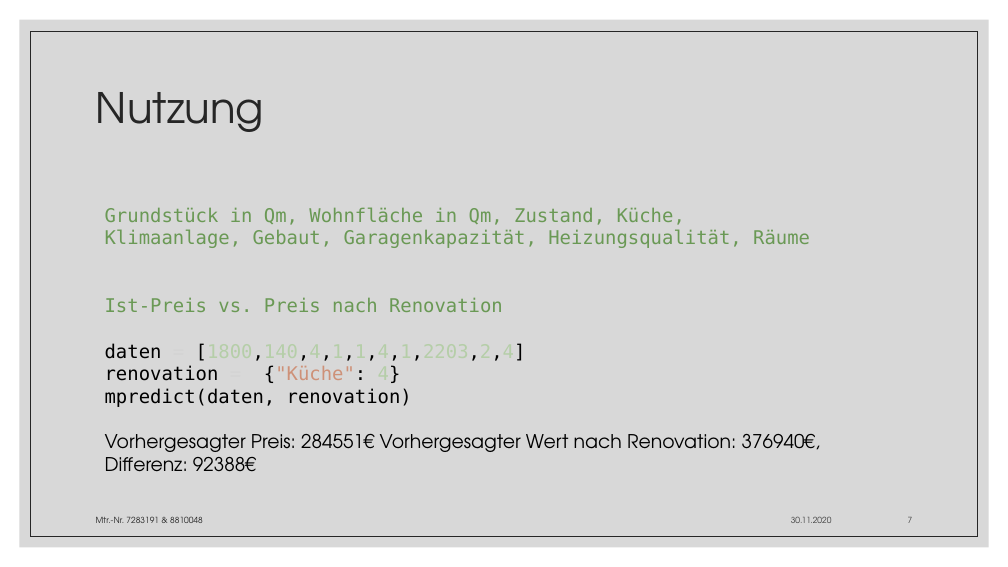
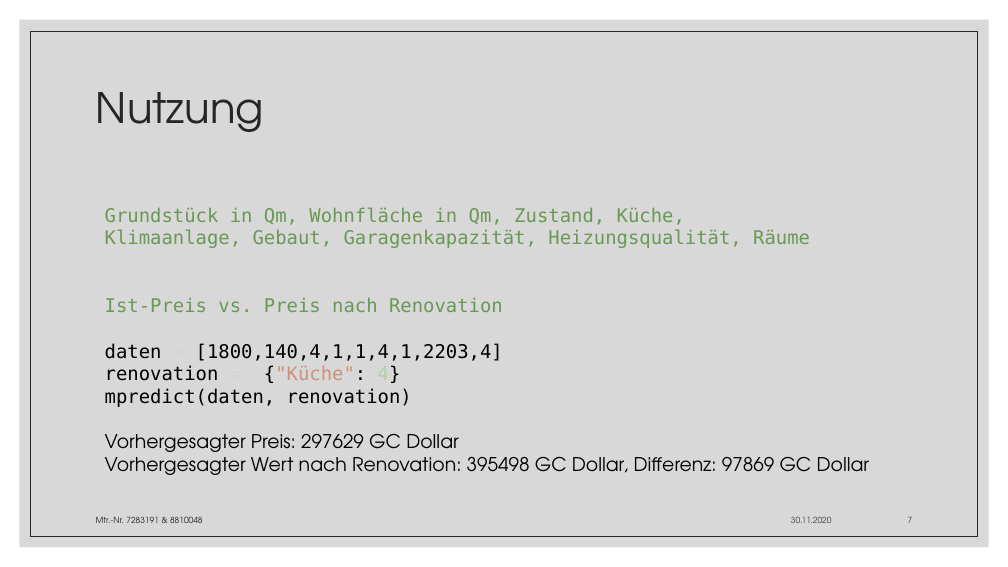
Before and after one commit to CrossField1973/DataScienceProject_01, a slide deck: slide 7 of Prognose von Immobilienpreisen.pptx. Drawn at 1008x567 pixels with LibreOffice and Linux fonts; fonts in the diff are those of the drawing. Boxes give left, top, right and bottom in pixels: in the first picture for what was removed or moved away, otherwise in the second. Text is boxed around its words. In the diff, an @@ line names an element or a change of style, - is before the commit and + after.

```diff
--- a/Prognose von Immobilienpreisen.pptx
+++ b/Prognose von Immobilienpreisen.pptx
@@ text at <box>105,343,503,361</box>: text changed; text colour #B5CEA8 to #000000 @@
-daten = [1800,140,4,1,1,4,1,2203,2,4]
+daten = [1800,140,4,1,1,4,1,2203,4]
@@ text at <box>105,434,870,475</box>: text changed @@
-Vorhergesagter Preis: 284551€ Vorhergesagter Wert nach Renovation: 376940€, Differenz: 92388€
+Vorhergesagter Preis: 297629 GC Dollar
+Vorhergesagter Wert nach Renovation: 395498 GC Dollar, Differenz: 97869 GC Dollar
```
Also in this commit, not shown: 6 other slides changed, 2 other files.
